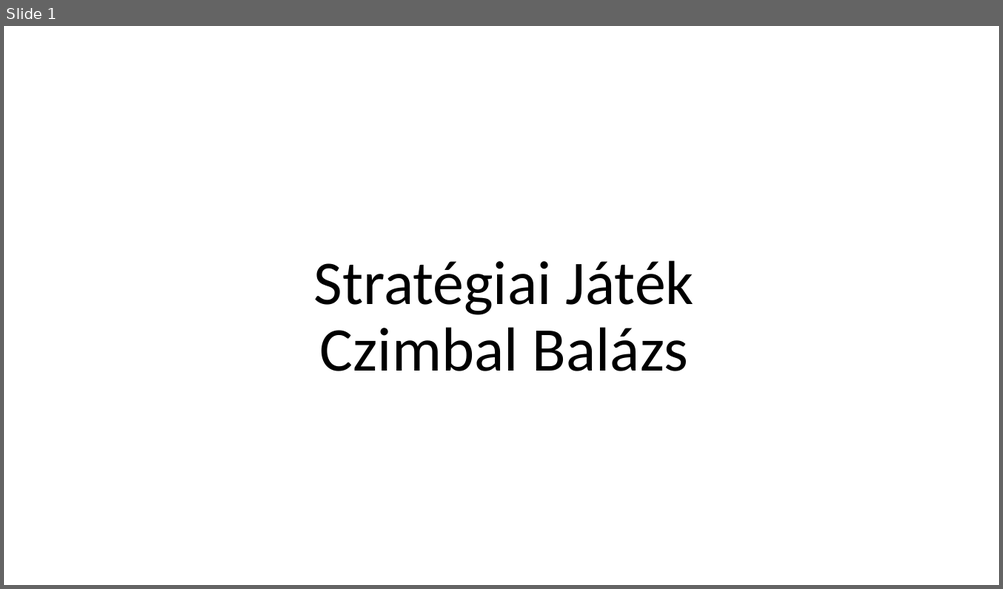
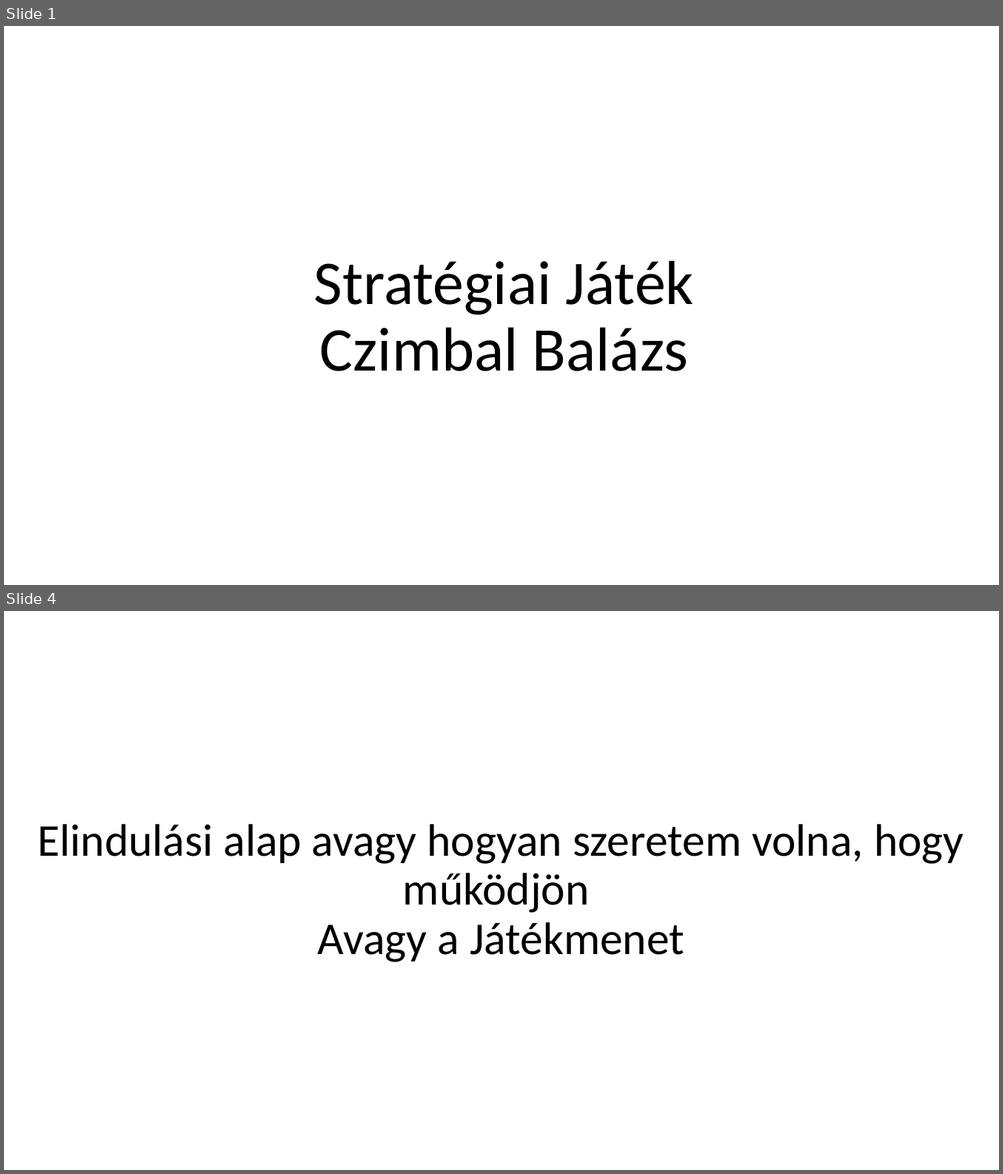
Before and after one commit to cimbi01/NagyBeadando, a slide deck: StatégiaiJáték.pptx. Shown one above the other, each under a label of ours: slide 1 before the commit, slides 1 and 4 after it; the slides between them are not shown. The pictures are 1003x589 and 1003x1174 pixels, drawn with LibreOffice and Linux fonts; fonts in the diff are those of the drawing; background and template pictures are left out. Boxes give left, top, right and bottom in pixels: in the first picture for what was removed or moved away, otherwise in the second. Text is boxed around its words. In the diff, an @@ line names an element or a change of style, - is before the commit and + after.

```diff
--- a/StatégiaiJáték.pptx
+++ b/StatégiaiJáték.pptx
@@ slide 4 added at [4, 611, 999, 1170], background picture (left out) @@
@@ title added at [38, 824, 964, 963], 44 pt, text #000000 @@
+Elindulási alap avagy hogyan szeretem volna, hogy működjön
+Avagy a Játékmenet
```
Also in this commit, not shown: 9 other slides added.
